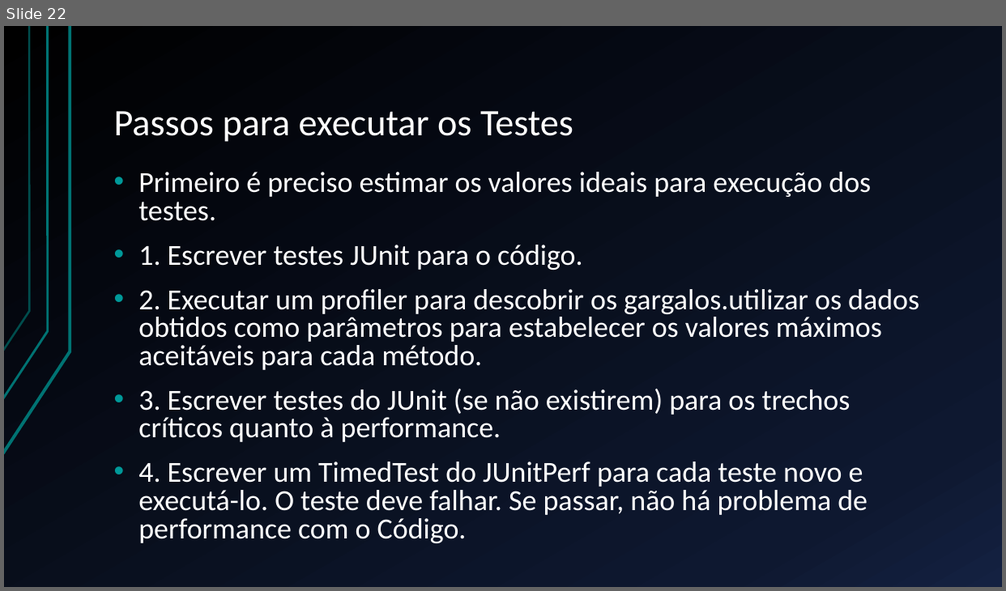
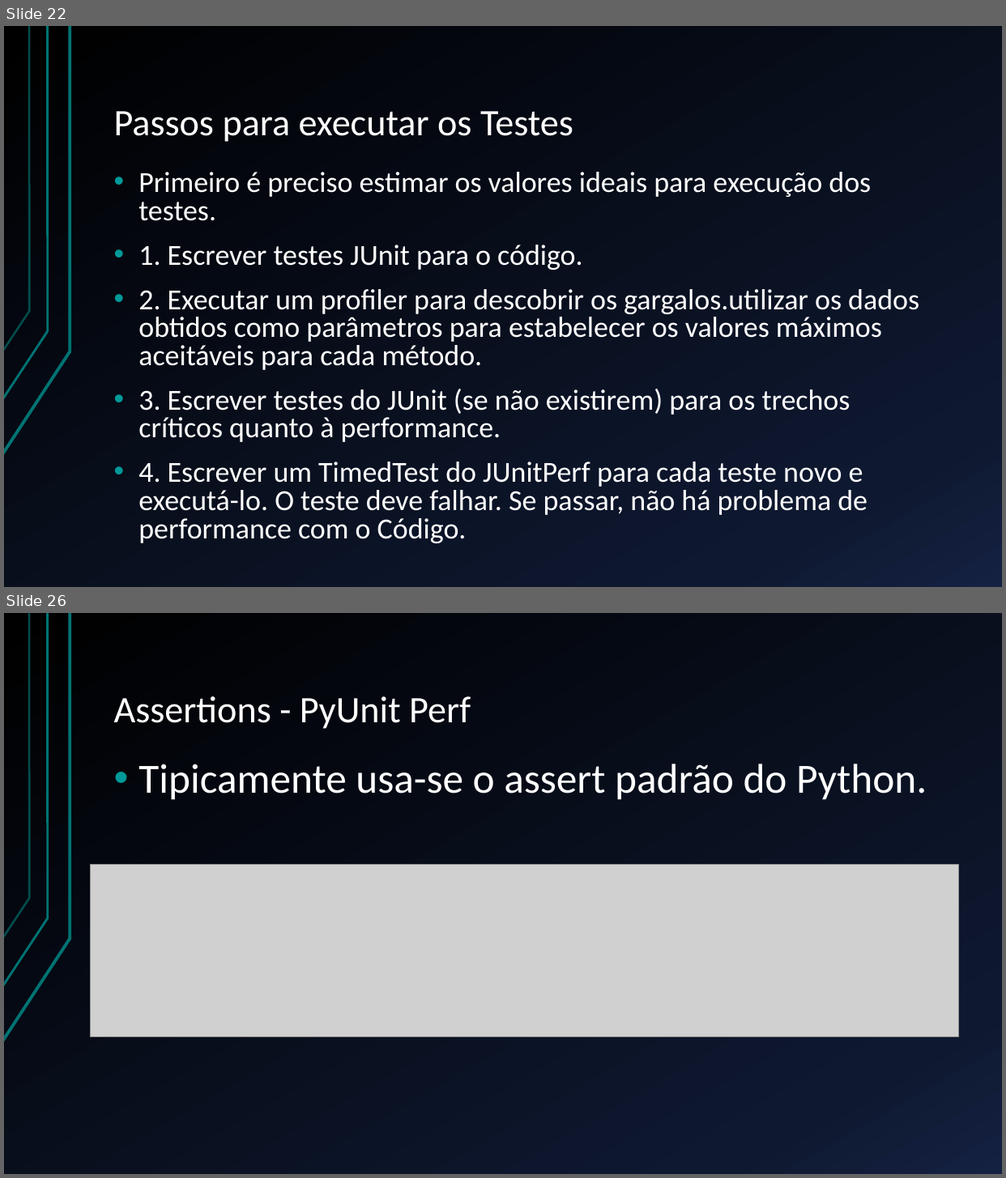
Before and after one commit to BrunoFelix/Restoran, a slide deck: Docs/Apresentação TSW.pptx. Shown one above the other, each under a label of ours: slide 22 before the commit, slides 22 and 26 after it; the slides between them are not shown. The pictures are 1006x591 and 1006x1178 pixels, drawn with LibreOffice and Linux fonts; fonts in the diff are those of the drawing; grey boxes stand for pictures. Boxes give left, top, right and bottom in pixels: in the first picture for what was removed or moved away, otherwise in the second. Text is boxed around its words. In the diff, an @@ line names an element or a change of style, - is before the commit and + after.

Commit message:
Ajuste da apresentação na parte de PyUnit

```diff
--- a/Docs/Apresentação TSW.pptx
+++ b/Docs/Apresentação TSW.pptx
@@ slide 26 added at <box>4,613,1002,1174</box>, background gradient #000000 to #0F1931 to #142242; not listed: 3 template elements that a slide beside it also shows @@
@@ title added at <box>114,696,471,729</box>, 36 pt, text #FFFFFF @@
+Assertions - PyUnit Perf
@@ text added at <box>138,764,927,800</box>, 40 pt, text #FFFFFF @@
+• Tipicamente usa-se o assert padrão do Python.
@@ picture added at <box>90,865,958,1037</box> @@
```
Also in this commit, not shown: 8 other slides added, 1 slide removed.
